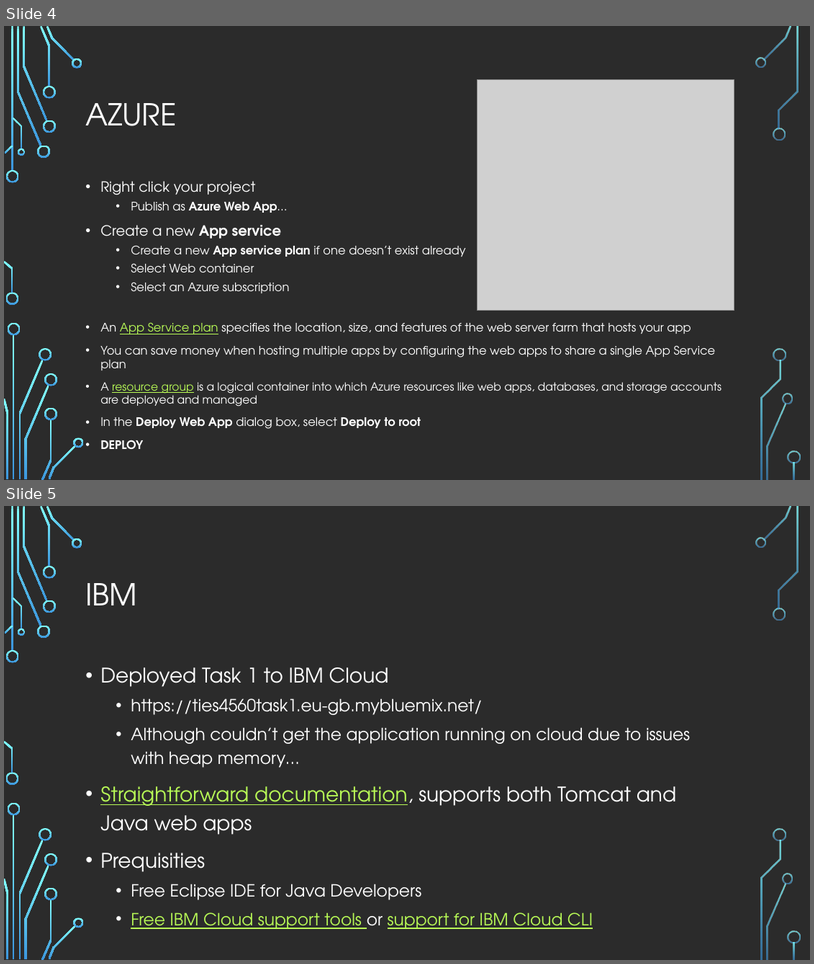
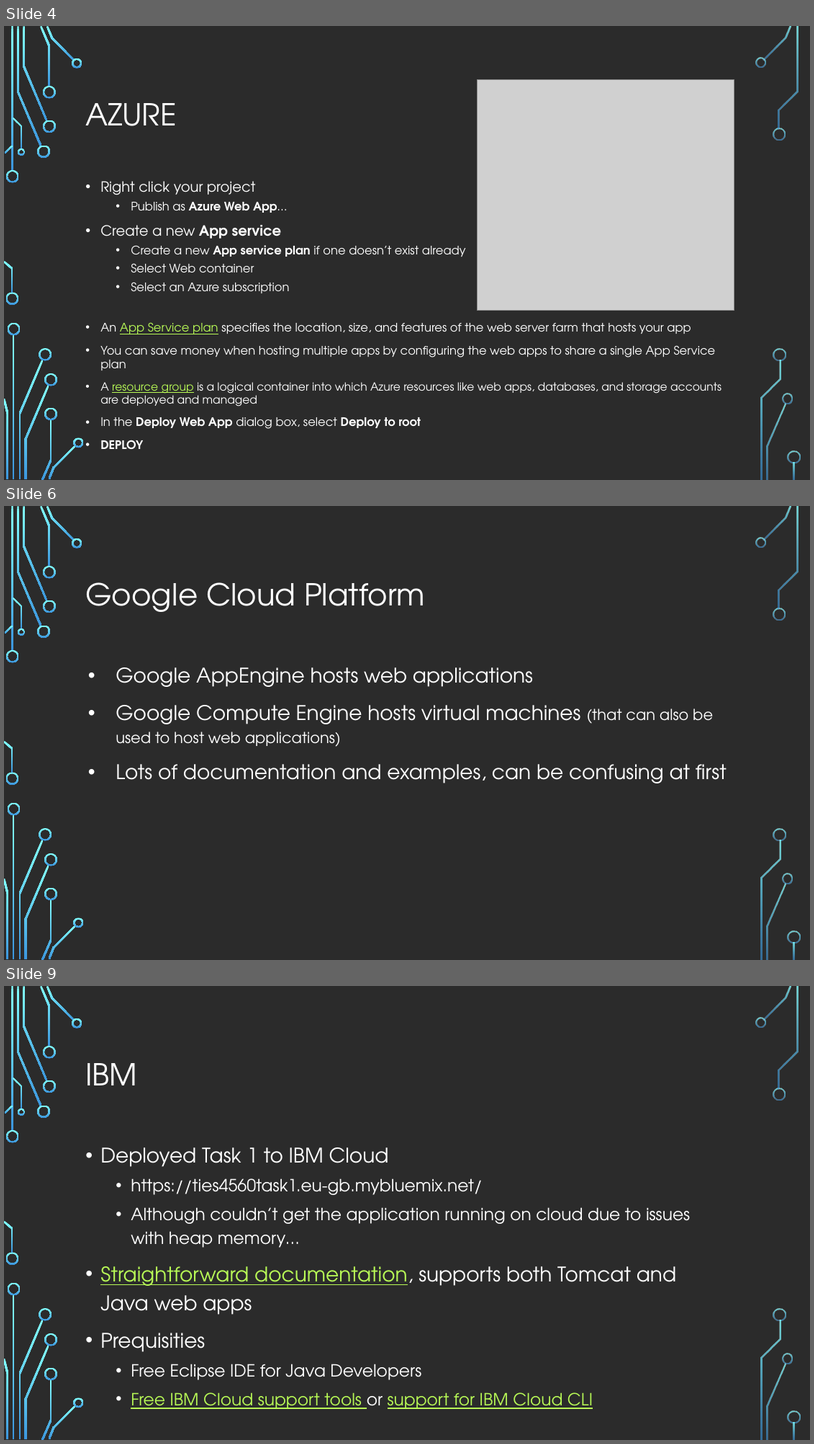
Before and after one commit to Rampastring/ties4560, a slide deck: Task-5/task5.pptx. Shown one above the other, each under a label of ours: slides 4 and 5 before the commit, slides 4, 6 and 9 after it; the slides between them are not shown. The pictures are 814x964 and 814x1444 pixels, drawn with LibreOffice and Linux fonts; fonts in the diff are those of the drawing; grey boxes stand for pictures; background and template pictures are left out; a plain dark background stands for a picture behind light text. Boxes give left, top, right and bottom in pixels: in the first picture for what was removed or moved away, otherwise in the second. Text is boxed around its words. In the diff, an @@ line names an element or a change of style, - is before the commit and + after.

Commit message:
Add presentation slides for running Task 2.1 on Google Cloud

```diff
--- a/Task-5/task5.pptx
+++ b/Task-5/task5.pptx
@@ slide 6 added at [4, 506, 810, 960], background picture (left out); not listed: 36 template elements that a slide beside it also shows @@
@@ title added at [85, 582, 425, 612], 36 pt, text #FFFFFF @@
+Google Cloud Platform
@@ text added at [116, 667, 727, 783], 24 pt, text #FFFFFF @@
+• Google AppEngine hosts web applications
+• Google Compute Engine hosts virtual machines (that can also be used to host web applications)
+• Lots of documentation and examples, can be confusing at first
@@ what was slide 5 is now slide 9 @@
```
Also in this commit, not shown: 1 slide changed, 3 other slides added.
